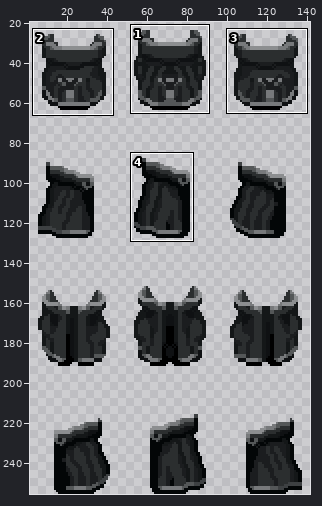
Sprite sheet -- data/sprites/outfit/dress/dress_068.png. Above, an overview of the earlier version with the close-up marked.
Close-up. Earlier state:
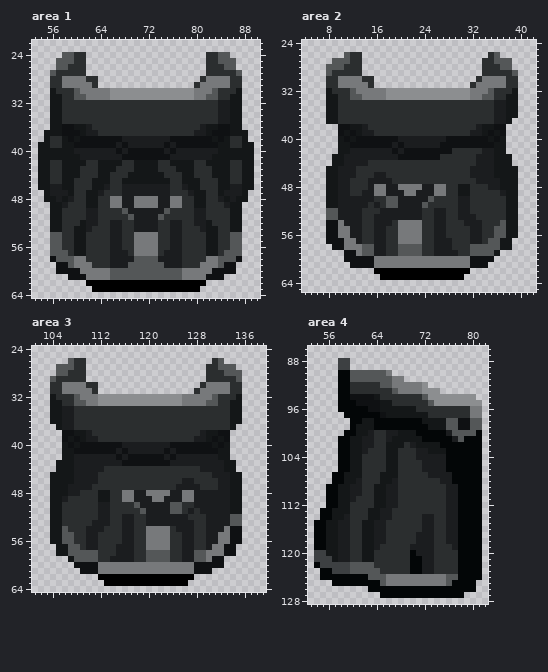
The file is 144x256 pixels. Colours within 5 levels of each other are drawn and written as one. Shown: area 1: x 53..90, y 22..64; area 2: x 4..42, y 24..65; area 3: x 101..139, y 24..64; area 4: x 53..82, y 86..128. The wide view leaves out empty margins. The commit also changed other parts of the picture, which this record leaves out.
The same view after the edit:
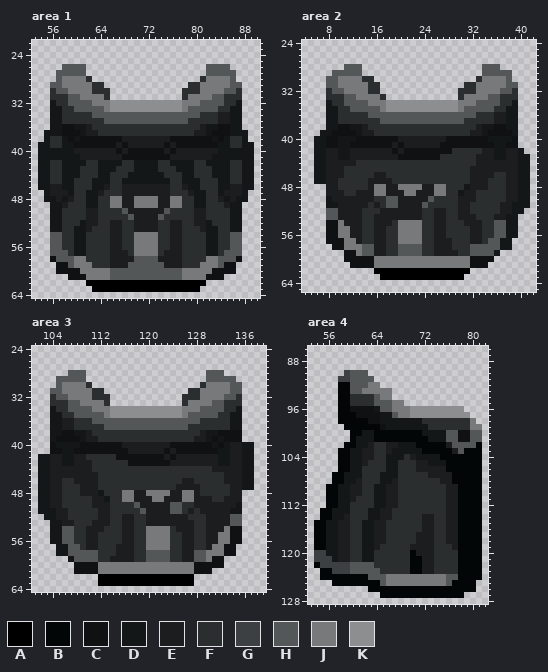
Palette (. is transparent): A #000000  B #030607  C #0f1113  D #141718  E #1b1d1f  F #2b2e2f  G #3d4042  H #545758  J #77797b  K #8c8e90
Edits made:
Changed rows in their new state; - is an unchanged pixel.
Area 1:
first column x 56:
24 --....--------------------....--
25 -.....--------------------.....-
26 -.-HHH--------------------HHH-.-
27 .HHHHH--------------------HHHHH.
28 .H-----.----------------------H.
29 HH------F--------------F------HH
30 FHHJJ--FFF............FFF--JJHHF
31 FF-H-J---F............FJ--J-H-FF
32 -F-HHHHJJJKKKKKKKKKKKKJJJHHHHFF-
33 ----HHHHHJKKKKKKKKKKKKJHHHHHFF--
34 -------HHHHHHHHHHHHHHHHHH-------
35 ---------HHHHHHHHHHHHHH---------
Area 2:
first column x 6:
26 -----...---------------------..-----
27 ---.....--------------------.....---
28 --...HHH--------------------HHH..---
29 --.HHHHH--------------------HHHHH.--
30 --HH----------------------------H.--
31 --HH------F--------------F------HH--
32 --FHHJJ--FF.............FFF--JJHHF--
33 --FF-H-J---F............FJ--J-H-FF--
34 ---F-HHHHJJJKKKKKKKKKKKKJJJHHHHFF---
35 ------HHHHHJKKKKKKKKKKKKJHHHHHFF----
36 ---------HHHHHHHHHHHHHHHHHH---------
37 -----------HHHHHHHHHHHHHH--------D--
38 --DD----------------------------DD--
39 -DDC-C------------------------C-CD--
40 DDCC-D------------------------D-DC--
41 DDCC----------------------------CC--
42 DDEE----------------------------EED-
43 DDEE-D--------------------------EEDD
44 DDEEE--FF---------------------EEEEDD
45 DDEE-FF-----------------------EEEEDD
46 DDEE-FF-----------------------FFEEDD
47 DDEEFF--------------------E--FFFEEDD
48 --EEFF------------------F-EEEFFFEEDD
49 --EE-F-E-----------------EE----FEEDD
50 ---E----------------------E-----EEDD
51 -------------------------------EE-DD
52 -------------------------------EE-D-
53 ------------------------------EE----
54 ------------------------------H-----
Area 3:
first column x 102:
26 -----...---------------------..-----
27 ---.....--------------------.....---
28 ---..HHH--------------------HHH...--
29 --.HHHHH--------------------HHHHH.--
30 --.H-----.----------------------HH--
31 --HH------F--------------F------HH--
32 --FHHJJ--FFF............FFF--JJHHF--
33 --FF-H-J--JF............F---J-H-FF--
34 ---FFHHHHJJJKKKKKKKKKKKKJJJHHHH-F---
35 ----FFHHHHHJKKKKKKKKKKKKJHHHHH------
36 ---------HHHHHHHHHHHHHHHHHH---------
37 --D--------HHHHHHHHHHHHHH--------D--
38 --DD----------------------------CC--
39 --DC-C--------------------------CC--
40 --CD-D--------------------------EEDD
41 --CC---------C------------------EEDD
42 DDEE----FFFFF-C-----------------EEDD
43 DDEE-----FFFFFF---------------D-EEDD
44 DDEEEE---FF----------------FF--EEEDD
45 DDEEEE-----------------------FF-EEDD
46 DDEEFF------------------------F-EEDD
47 DDEEFFF--E--------------------FFEEDD
48 DDEEFFFEEE-F---------------FFFFFEE--
49 DDEEF----EE------------------FF-EE--
50 DDEE-----E----------------------E---
51 DD-EE-------------------------------
52 -D-EE-------------------------------
53 ----EE------------------------------
54 -----H------------------------------
first column x 108:
61 C-------------------
63 ----A--------------A
Area 4:
first column x 58:
 88 ..----------------------
 89 ..----------------------
 90 .G---....---------------
 91 GG----.....-------------
 92 --HHHJJ........---------
 93 --HHJJJJJ........-------
 94 --FFFFHJJ..............-
 95 --FFFFHHHJJ.............
 96 --CCC-DHHJJJKKKKKKKKK...
 97 B--CCCCD-HJJKKKKKKKKKK..
 98 BB--BCCDDDDDDDFFFFFFFFJ.
 99 -B-BBB-CDDDDDDDFFFFFFFJJ
100 -.-B-DBBBBBBB-DDDDH-CC-H
101 ..B-DDBBBBBBBB-DDDHHCCHH
102 .-B-D---EE-DDBBBB-EHHHH-
103 -----E--E-DDDDBBBB-EH---
104 ----EE----D-EDDDDB------
105 ----E--------E-DDD------
106 -------------E----------
